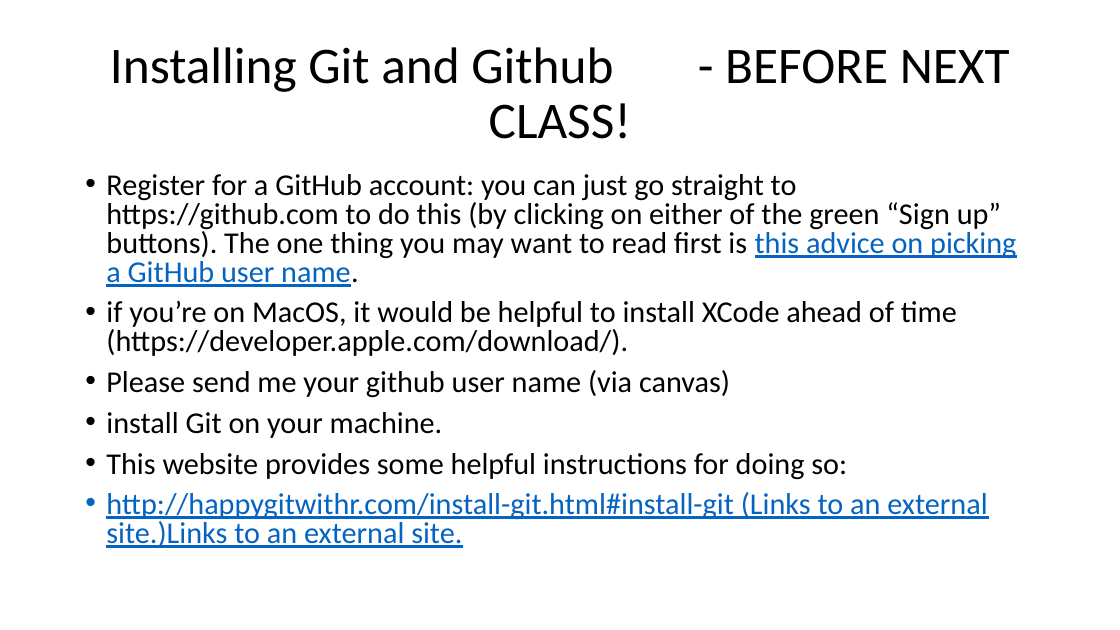
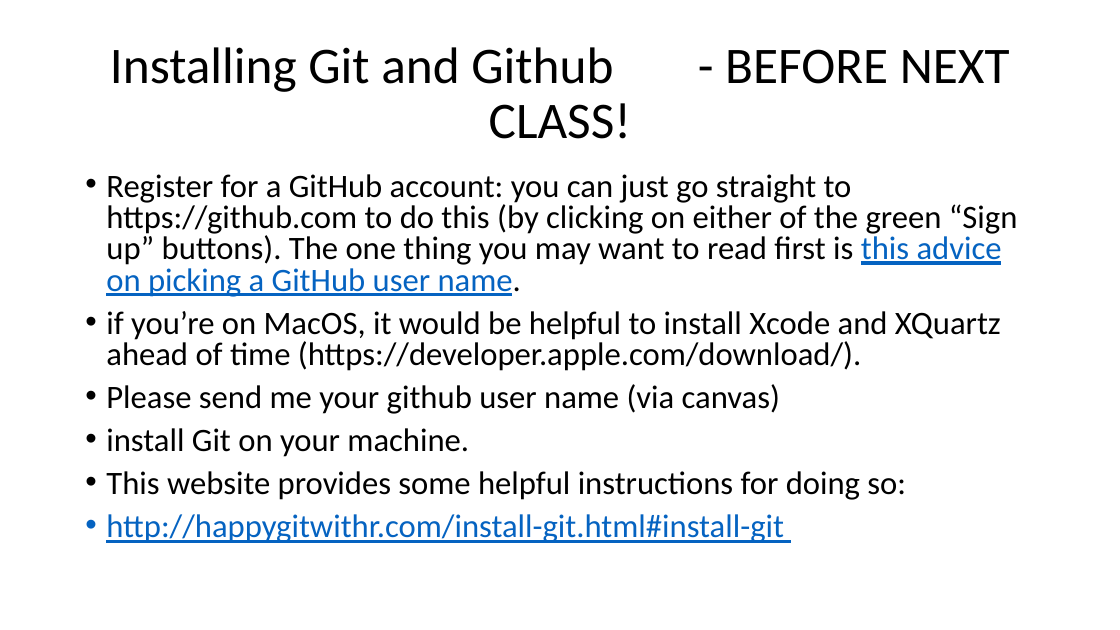
Before and after one commit to VTQuantMethodsEEB/klangwig, a slide deck: slide 6 of lectures/ex1_intro_to_R.pptx. Drawn at 1120x630 pixels with LibreOffice and Linux fonts; fonts in the diff are those of the drawing. Boxes give left, top, right and bottom in pixels: in the first picture for what was removed or moved away, otherwise in the second. Text is boxed around its words. In the diff, an @@ line names an element or a change of style, - is before the commit and + after.

```diff
--- a/lectures/ex1_intro_to_R.pptx
+++ b/lectures/ex1_intro_to_R.pptx
@@ text at (106,174,1018,500): size 25.9 to 28 pt in "Register for a GitHub account: you can ...", "Please send me your github user name ...", "install Git on your machine.", "This website provides some helpful instructions for ..." @@
@@ text at (106,311,1001,371): text changed; size 25.9 to 28 pt @@
-• if you’re on MacOS, it would be helpful to install XCode ahead of time (https://developer.apple.com/download/).
+• if you’re on MacOS, it would be helpful to install Xcode and XQuartz ahead of time (https://developer.apple.com/download/).
@@ text at (106,514,784,543): text changed; size 25.9 to 28 pt @@
-• http://happygitwithr.com/install-git.html#install-git (Links to an external site.)Links to an external site.
+• http://happygitwithr.com/install-git.html#install-git
```
Also in this commit, not shown: 1 other slide changed, 12 other files.
